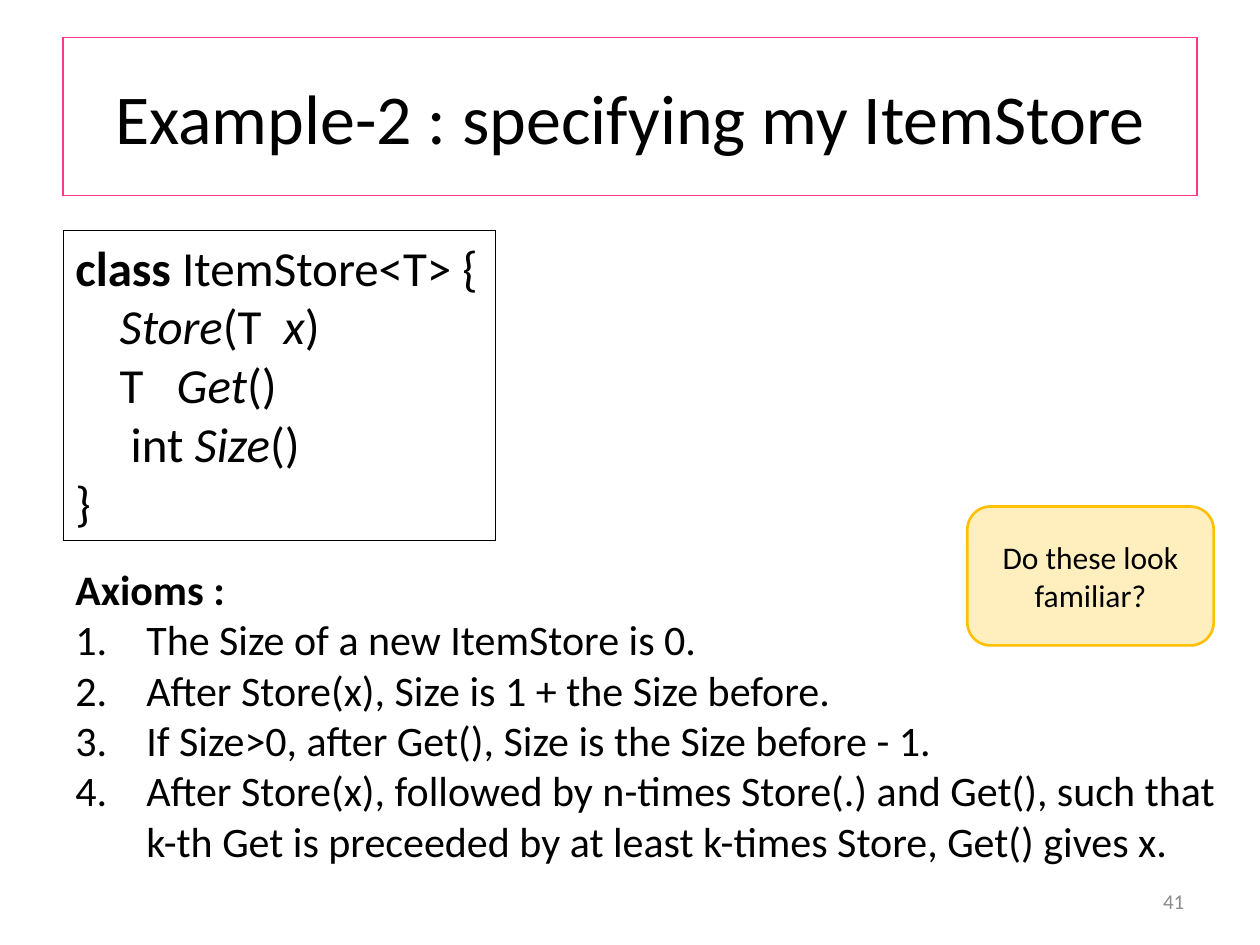
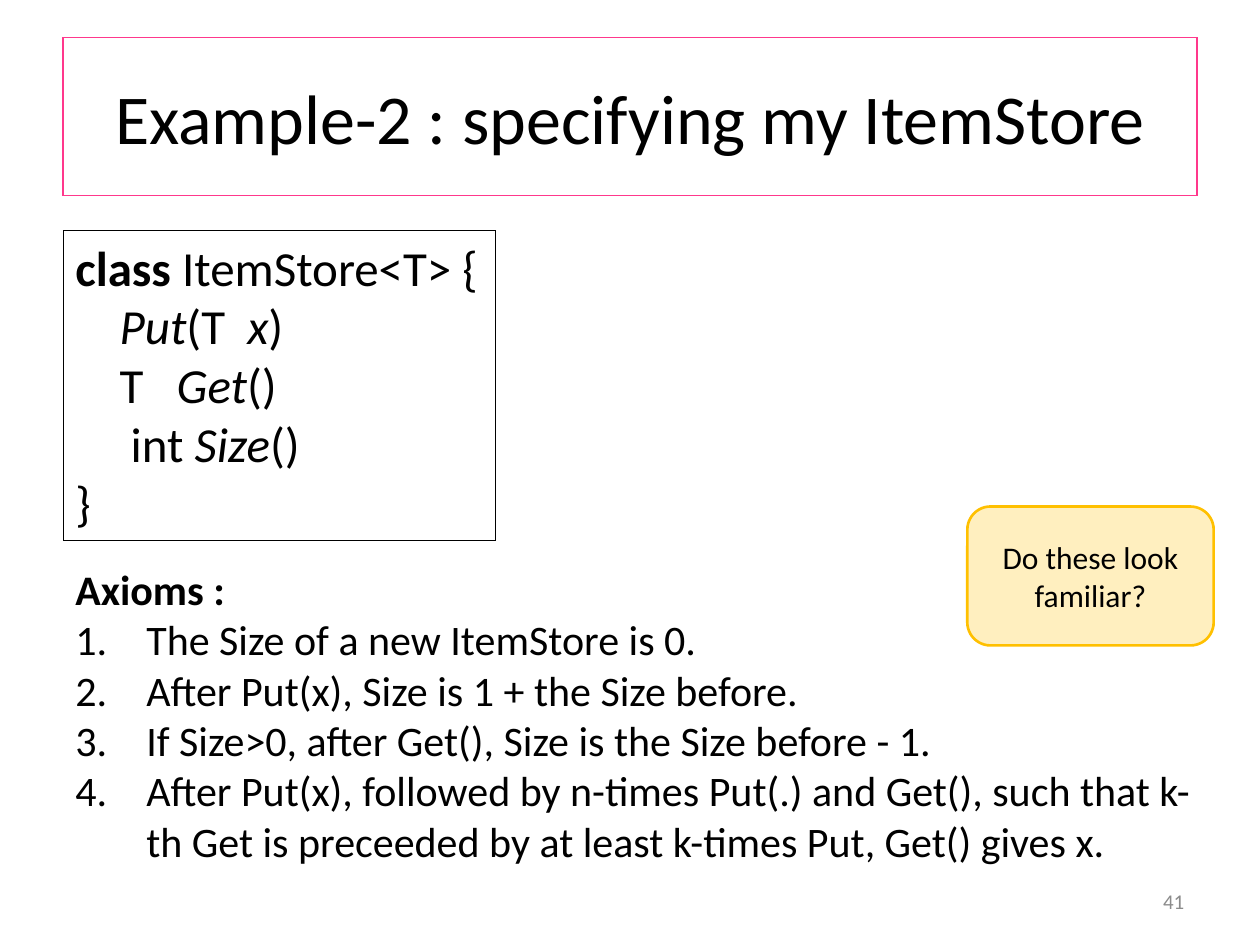
Before and after one commit to wooshrow/b3stv, a slide deck: slide 41 of slides/ut.pptx. Drawn at 1260x945 pixels with LibreOffice and Linux fonts; fonts in the diff are those of the drawing. Boxes give left, top, right and bottom in pixels: in the first picture for what was removed or moved away, otherwise in the second. Text is boxed around its words. In the diff, an @@ line names an element or a change of style, - is before the commit and + after.

Commit message:
update slides

```diff
--- a/slides/ut.pptx
+++ b/slides/ut.pptx
@@ text in rectangle at (120,308,283,351): text changed @@
-Store(T x)
+Put(T x)
@@ text at (146,675,797,712): text changed @@
-2. After Store(x), Size is 1 + the Size before.
+2. After Put(x), Size is 1 + the Size before.
@@ text at (146,775,1189,865): text changed @@
-4. After Store(x), followed by n-times Store(.) and Get(), such that k-th Get is preceeded by at least k-times Store, Get() gives x.
+4. After Put(x), followed by n-times Put(.) and Get(), such that k-th Get is preceeded by at least k-times Put, Get() gives x.
```
Also in this commit, not shown: 2 other slides changed, 4 other files.
